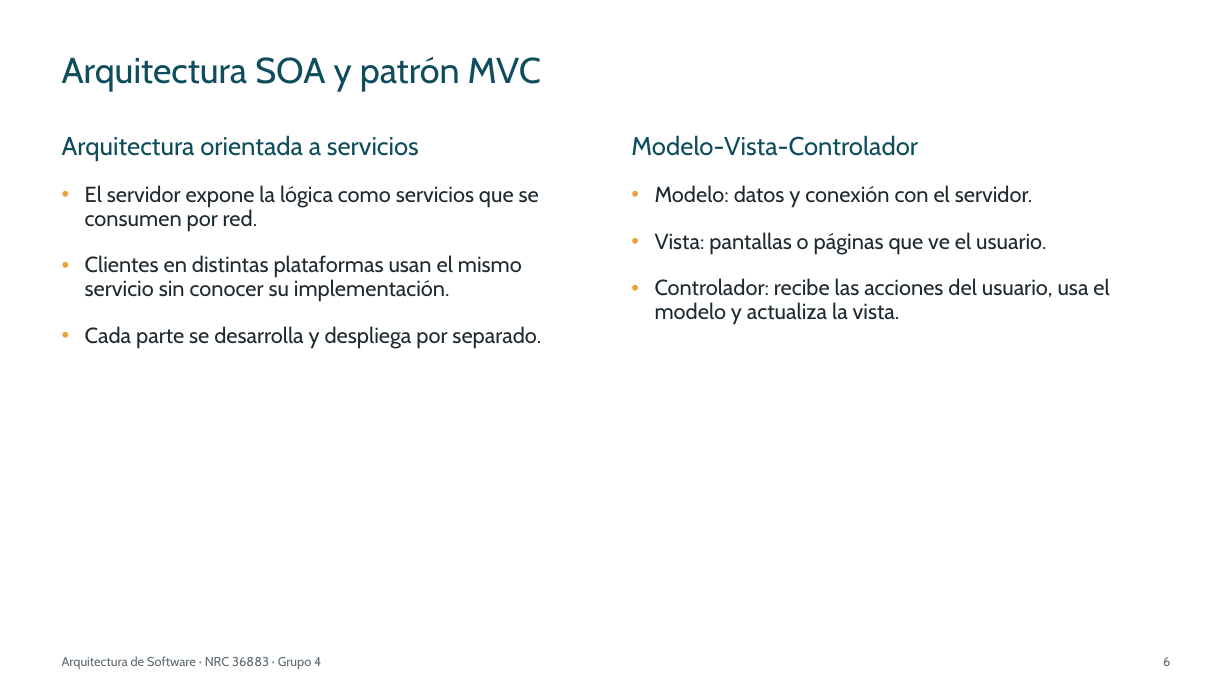
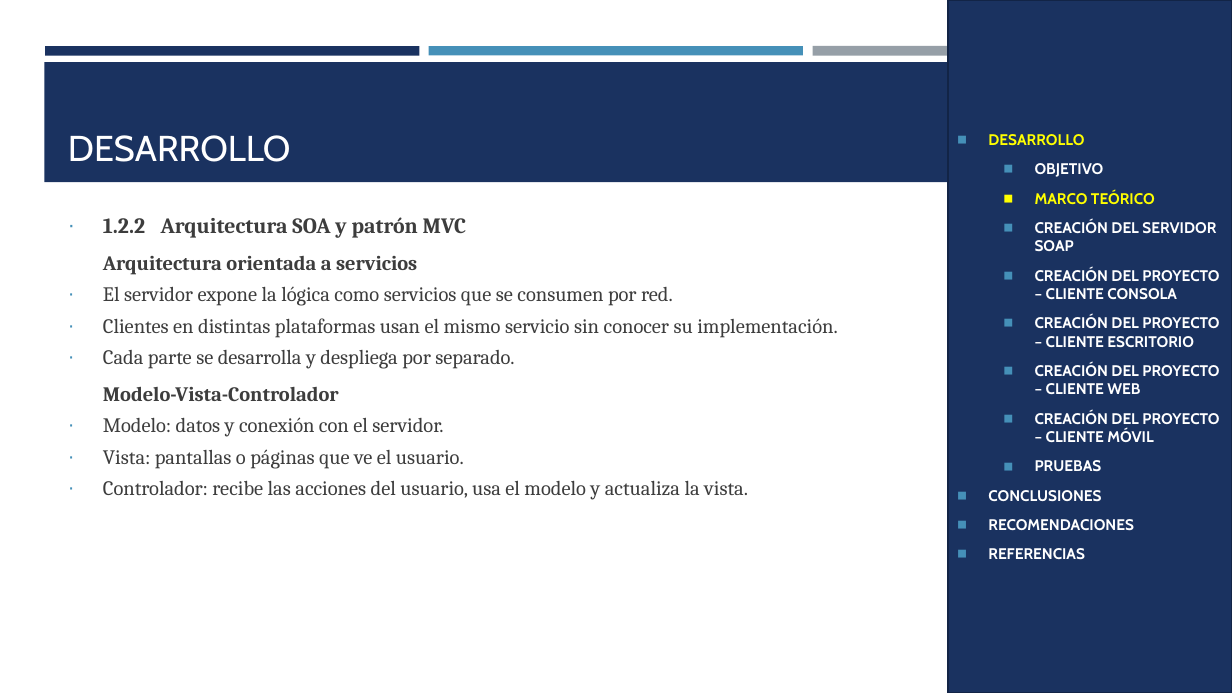
Before and after one commit to IMarcusDev/TI.1.2.-PAO202651_SOAP_DOTNET_SINBDD_NRC_36883_GR04, a slide deck: slide 5 of 05. DOCUMENTACION/PRESENTACION TI.1.2. SOAP sin BDD en DOTNET GR4.pptx (slide 6 before the commit). Drawn at 1232x693 pixels with LibreOffice and Linux fonts; fonts in the diff are those of the drawing. Boxes give left, top, right and bottom in pixels: in the first picture for what was removed or moved away, otherwise in the second. Text is boxed around its words. In the diff, an @@ line names an element or a change of style, - is before the commit and + after.

```diff
--- a/05. DOCUMENTACION/PRESENTACION TI.1.2. SOAP sin BDD en DOTNET GR4.pptx
+++ b/05. DOCUMENTACION/PRESENTACION TI.1.2. SOAP sin BDD en DOTNET GR4.pptx
@@ rectangle added at <box>948,0,1232,693</box>, fill #1A3260, outline #122446 1.75 pt, 12 pt, text #FFFFFF, bold @@
+◼ DESARROLLO
+  ◼ OBJETIVO
+  ◼ MARCO TEÓRICO
+  ◼ CREACIÓN DEL SERVIDOR SOAP
+  ◼ CREACIÓN DEL PROYECTO – CLIENTE CONSOLA
+  ◼ CREACIÓN DEL PROYECTO – CLIENTE ESCRITORIO
+  ◼ CREACIÓN DEL PROYECTO – CLIENTE WEB
+  ◼ CREACIÓN DEL PROYECTO – CLIENTE MÓVIL
+  ◼ PRUEBAS
+◼ CONCLUSIONES
+◼ RECOMENDACIONES
+◼ REFERENCIAS
@@ rectangle added at <box>45,46,420,55</box>, fill #1A3260 @@
@@ title removed at <box>62,57,541,92</box> @@
-Arquitectura SOA y patrón MVC
@@ rectangle added at <box>429,46,803,55</box>, fill #4590B8 @@
@@ rectangle added at <box>812,46,1187,56</box>, fill #969FA7 @@
@@ rectangle added at <box>44,62,1188,182</box>, fill #1A3260 @@
@@ title added at <box>68,135,291,162</box>, 28 pt, text #FFFFFF @@
+DESARROLLO
@@ text removed at <box>631,135,1109,325</box> @@
-Modelo-Vista-Controlador
-• Modelo: datos y conexión con el servidor.
-• Vista: pantallas o páginas que ve el usuario.
-• Controlador: recibe las acciones del usuario, usa el modelo y actualiza la vista.
@@ text "1.2.2 Arquitectura SOA y patrón ...": place and size @@
-text "1.2.2 Arquitectura SOA y patrón ..." at <box>62,135,541,349</box>
+text "1.2.2 Arquitectura SOA y patrón ..." at <box>103,217,838,500</box>
@@ text at <box>103,217,467,238</box>: paragraph added @@
+∙ 1.2.2 Arquitectura SOA y patrón MVC
@@ text at <box>103,256,838,369</box>: size 20 to 16 pt, text colour #0E4D5C to #3D3D3D, bold on in "Arquitectura orientada a servicios"; font Cabin to Cambria in "Arquitectura orientada a servicios", "El servidor expone la lógica como servicios ...", "Clientes en distintas plataformas usan el mismo ...", "Cada parte se desarrolla y despliega por ..."; size 17 to 16 pt, text colour #1F2A30 to #3D3D3D in "El servidor expone la lógica como servicios ...", "Clientes en distintas plataformas usan el mismo ...", "Cada parte se desarrolla y despliega por ..."; indent changed; line spacing 0.9 to 1.07; less space between paragraphs; alignment left to justified; bullet • to ∙; bullet colour #E8A33D to #4590B8 @@
@@ text at <box>103,387,748,500</box>: paragraphs added @@
+Modelo-Vista-Controlador
+∙ Modelo: datos y conexión con el servidor.
+∙ Vista: pantallas o páginas que ve el usuario.
+∙ Controlador: recibe las acciones del usuario, usa el modelo y actualiza la vista.
@@ text removed at <box>62,656,321,669</box> @@
-Arquitectura de Software · NRC 36883 · Grupo 4
@@ page number removed at <box>1163,657,1170,666</box> @@
-6
```
Also in this commit, not shown: 22 other slides changed, 7 slides added, 15 slides removed.
